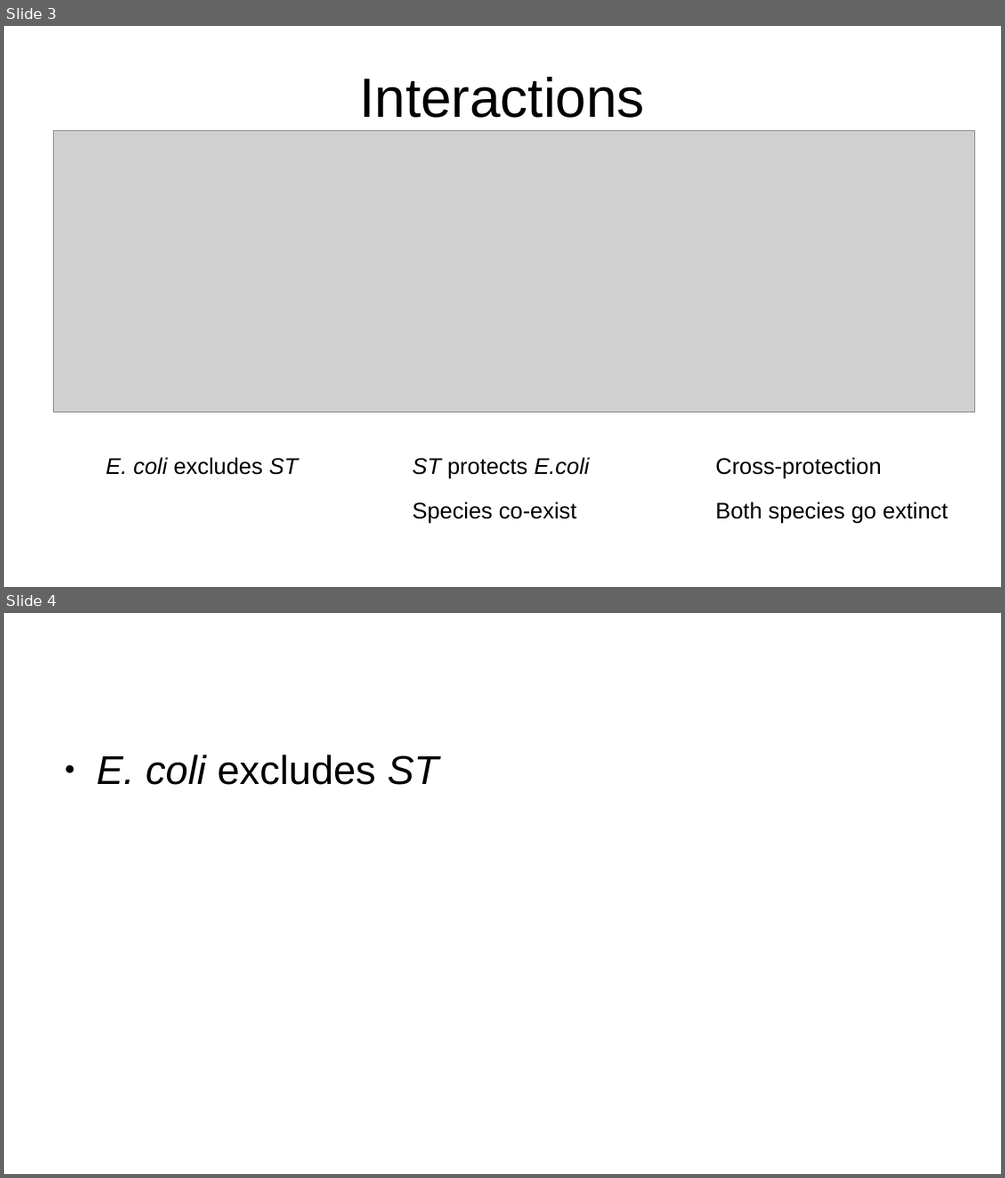
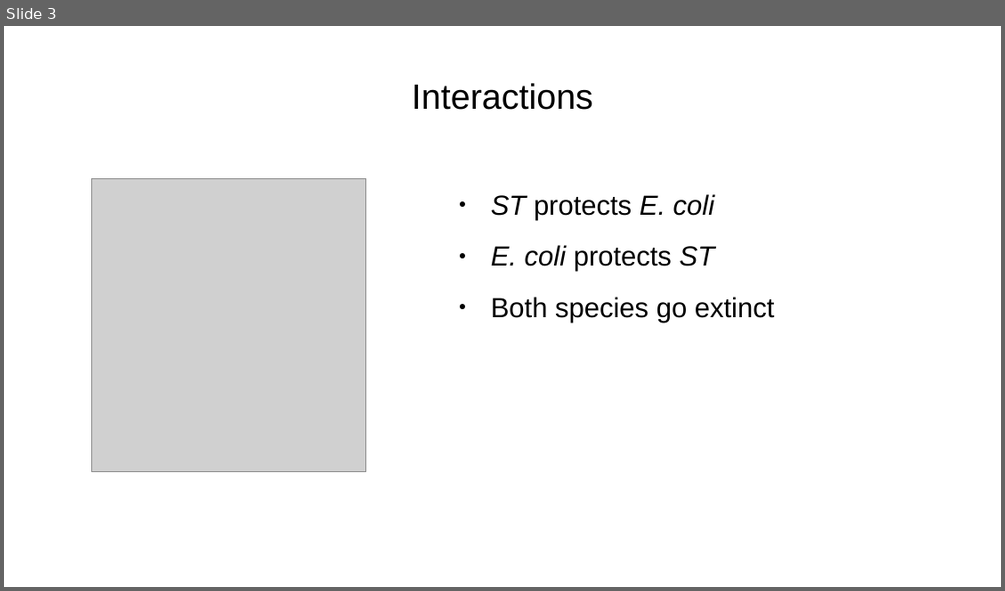
Before and after one commit to nahanoo/toxicity_kuleuven, a slide deck: presentation.odp. Shown one above the other, each under a label of ours: slides 3 and 4 before the commit, slide 3 after it. The pictures are 1005x1178 and 1005x591 pixels, drawn with LibreOffice and Linux fonts; fonts in the diff are those of the drawing; grey boxes stand for pictures. Boxes give left, top, right and bottom in pixels: in the first picture for what was removed or moved away, otherwise in the second. Text is boxed around its words. In the diff, an @@ line names an element or a change of style, - is before the commit and + after.

```diff
--- a/presentation.odp
+++ b/presentation.odp
@@ slide 4 removed at bbox=[4, 613, 1001, 1174], background #FFFFFF @@
@@ text removed at bbox=[97, 755, 439, 785] @@
-● E. coli excludes ST
@@ slide 3 changed as well @@
@@ title "Interactions" at bbox=[412, 83, 593, 110]: size 44 to 28 pt @@
@@ picture: place and size @@
-picture at bbox=[54, 131, 976, 413]
+picture at bbox=[92, 178, 367, 471]
@@ text added at bbox=[491, 194, 775, 322], 22 pt, text #000000 @@
+● ST protects E. coli
+● E. coli protects ST
+● Both species go extinct
@@ text removed at bbox=[105, 457, 298, 475] @@
-E. coli excludes ST
@@ text removed at bbox=[413, 457, 590, 524] @@
-ST protects E.coli
-Species co-exist
@@ text removed at bbox=[715, 457, 947, 524] @@
-Cross-protection
-Both species go extinct
```
Also in this commit, not shown: 1 other slide changed, 16 slides added, 1 other slide removed, 28 other files.
